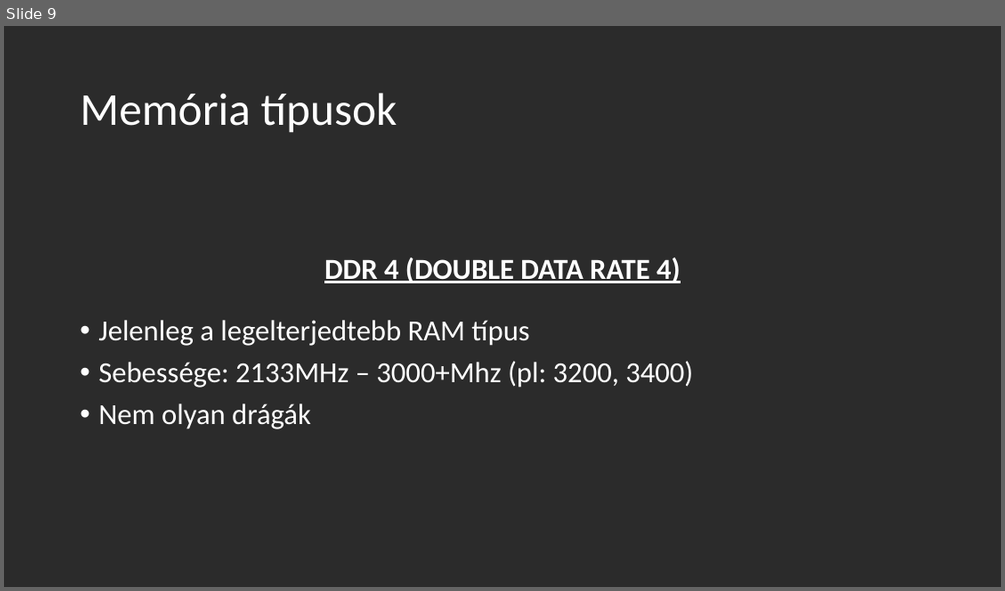
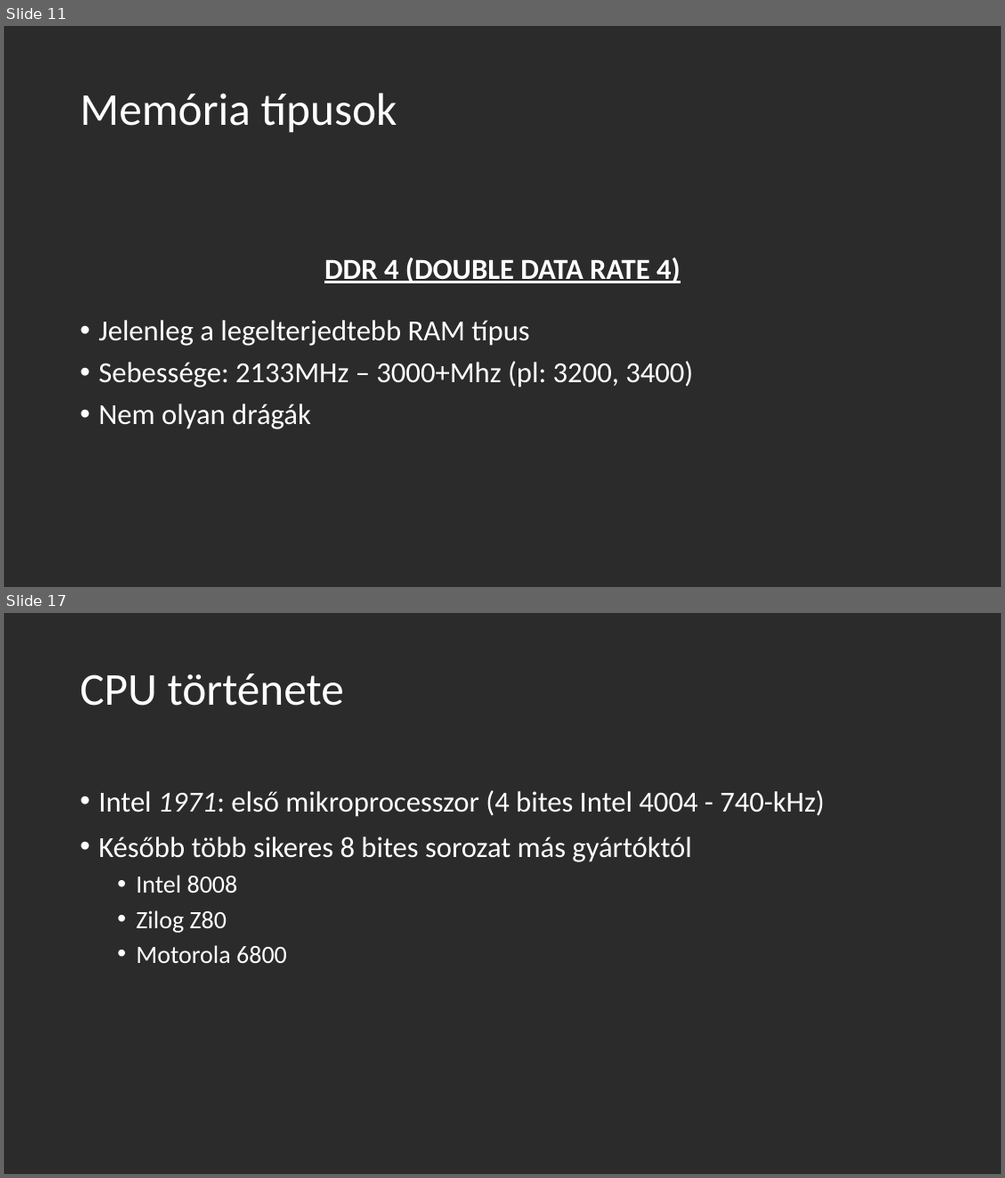
Before and after one commit to OsziMisi/Jozsika, a slide deck: processzor + memoria.pptx. Shown one above the other, each under a label of ours: slide 9 before the commit, slides 11 and 17 after it; the slides between them are not shown. The pictures are 1005x591 and 1005x1178 pixels, drawn with LibreOffice and Linux fonts; fonts in the diff are those of the drawing; background and template pictures are left out; a plain dark background stands for a picture behind light text. Boxes give left, top, right and bottom in pixels: in the first picture for what was removed or moved away, otherwise in the second. Text is boxed around its words. In the diff, an @@ line names an element or a change of style, - is before the commit and + after.

```diff
--- a/processzor + memoria.pptx
+++ b/processzor + memoria.pptx
@@ slide 17 added at <box>4,613,1001,1174</box>, background picture (left out) @@
@@ title added at <box>80,674,344,706</box>, 44 pt, text #FFFFFF @@
+CPU története
@@ text added at <box>98,790,825,963</box>, 28 pt, text #FFFFFF @@
+• Intel 1971: első mikroprocesszor (4 bites Intel 4004 - 740-kHz)
+• Később több sikeres 8 bites sorozat más gyártóktól
+  • Intel 8008
+  • Zilog Z80
+  • Motorola 6800
@@ what was slide 9 is now slide 11 @@
```
Also in this commit, not shown: 7 other slides added.
